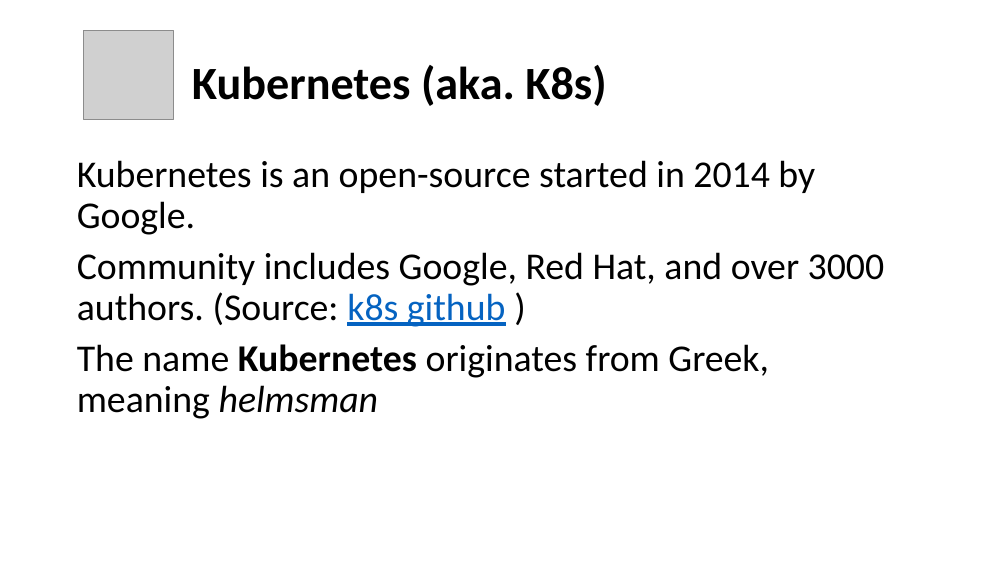
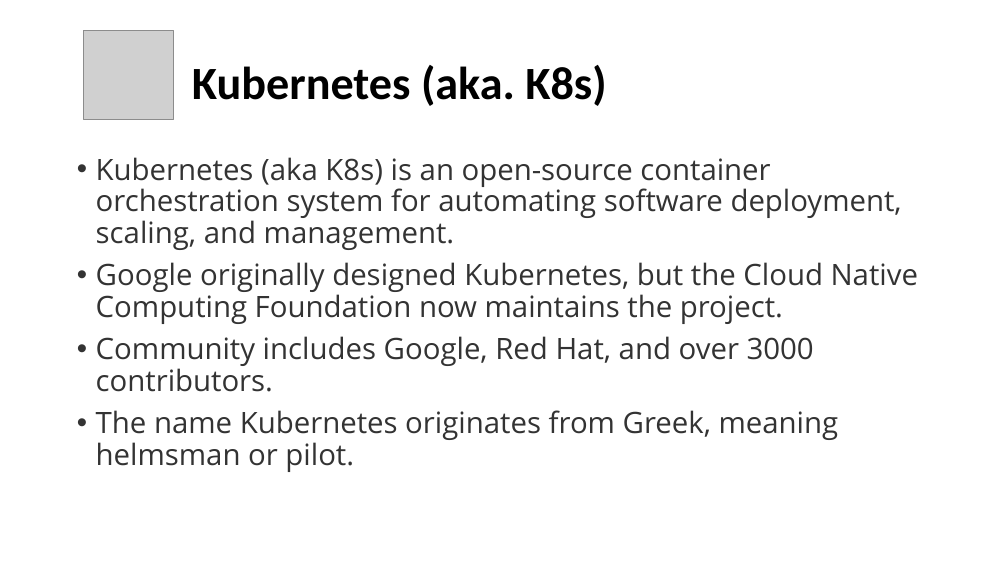
Before and after one commit to eylonmalin/k8s-training, a slide deck: slide 29 of day-1/Using Kubernetes Day 1.pptx (slide 28 before the commit). Drawn at 1008x567 pixels with LibreOffice and Linux fonts; fonts in the diff are those of the drawing; grey boxes stand for pictures. Boxes give left, top, right and bottom in pixels: in the first picture for what was removed or moved away, otherwise in the second. Text is boxed around its words. In the diff, an @@ line names an element or a change of style, - is before the commit and + after.

Commit message:
update day1 slide

```diff
--- a/day-1/Using Kubernetes Day 1.pptx
+++ b/day-1/Using Kubernetes Day 1.pptx
@@ text at bbox=[96, 157, 918, 472]: text changed; size 36 to 28 pt; font Calibri to Open Sans; text colour #000000 to #333333 @@
-Kubernetes is an open-source started in 2014 by Google.
-Community includes Google, Red Hat, and over 3000 authors. (Source: k8s github )
-The name Kubernetes originates from Greek, meaning helmsman
+• Kubernetes (aka K8s) is an open-source container orchestration system for automating software deployment, scaling, and management.
+• Google originally designed Kubernetes, but the Cloud Native Computing Foundation now maintains the project.
+• Community includes Google, Red Hat, and over 3000 contributors.
+• The name Kubernetes originates from Greek, meaning helmsman or pilot.
```
Also in this commit, not shown: 3 other slides changed, 5 slides added, 2 slides removed.
